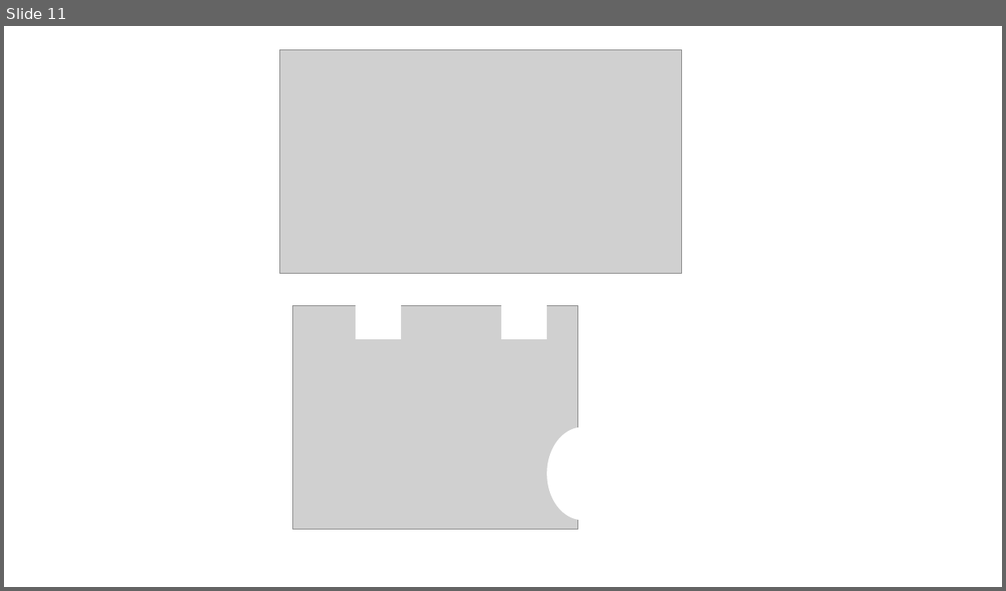
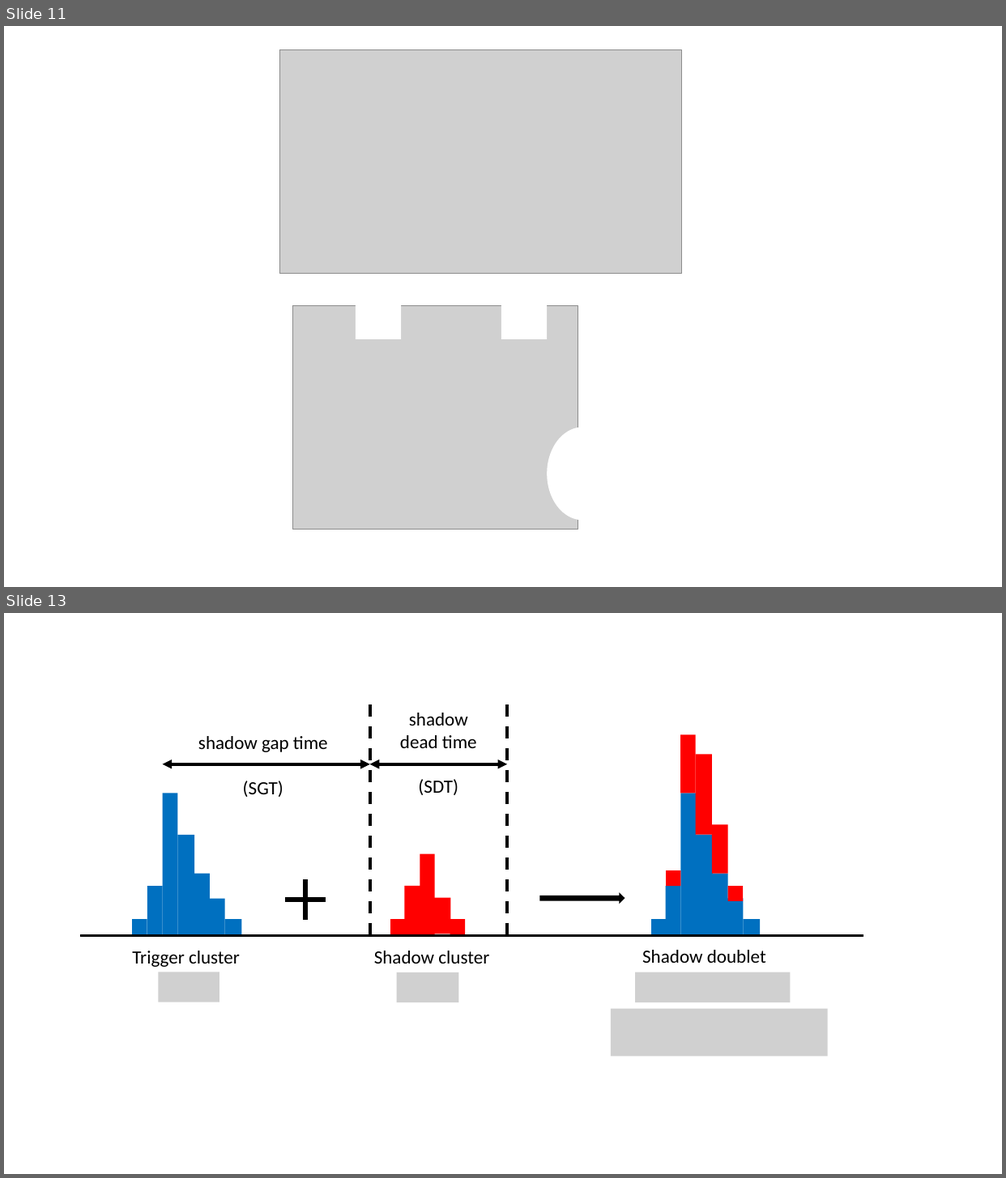
Before and after one commit to nkinnaird/Dissertation, a slide deck: KinnairdThesis/Body/Figures/ThesisImages.pptx. Shown one above the other, each under a label of ours: slide 11 before the commit, slides 11 and 13 after it; the slides between them are not shown. The pictures are 1006x591 and 1006x1178 pixels, drawn with LibreOffice and Linux fonts; fonts in the diff are those of the drawing; grey boxes stand for pictures. Boxes give left, top, right and bottom in pixels: in the first picture for what was removed or moved away, otherwise in the second. Text is boxed around its words. In the diff, an @@ line names an element or a change of style, - is before the commit and + after.

Commit message:
Added shadow pileup figure.

```diff
--- a/KinnairdThesis/Body/Figures/ThesisImages.pptx
+++ b/KinnairdThesis/Body/Figures/ThesisImages.pptx
@@ slide 13 added at (4, 613, 1002, 1174), background #FFFFFF @@
@@ group added at (80, 705, 864, 1057): 24 rectangles, 5 texts, 4 pictures, 3 lines, 2 double arrows, 1 plus, 1 right arrow @@
+shadow gap time
+(SGT)
+shadow dead time
+(SDT)
+Trigger cluster
+Shadow cluster
+Shadow doublet
```
Also in this commit, not shown: 1 slide changed, 3 other files.
